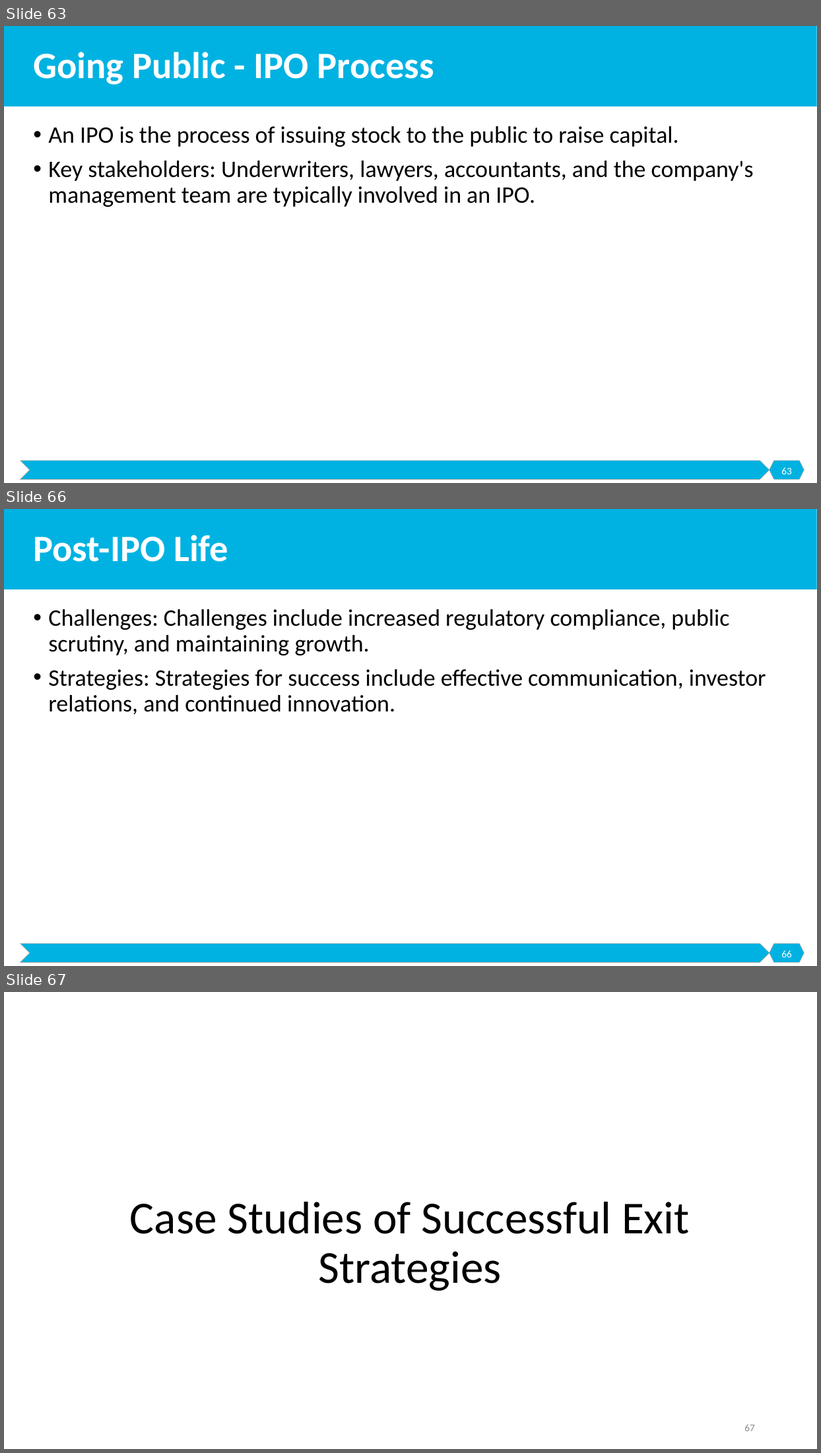
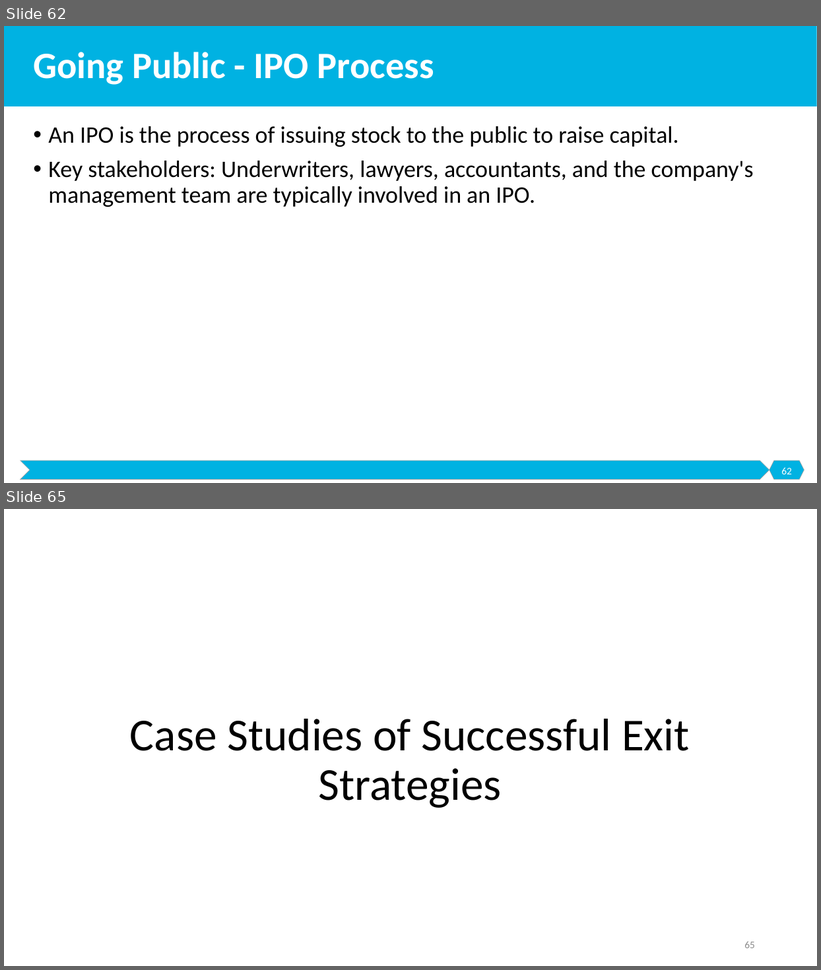
Before and after one commit to malenezi/malenezi, a slide deck: SE495/Lectures/8-Exit Strategies/Exit Strategies.pptx. Shown one above the other, each under a label of ours: slides 63, 66 and 67 before the commit, slides 62 and 65 after it; the slides between them are not shown. The pictures are 821x1453 and 821x970 pixels, drawn with LibreOffice and Linux fonts; fonts in the diff are those of the drawing. Boxes give left, top, right and bottom in pixels: in the first picture for what was removed or moved away, otherwise in the second. Text is boxed around its words. In the diff, an @@ line names an element or a change of style, - is before the commit and + after.

```diff
--- a/SE495/Lectures/8-Exit Strategies/Exit Strategies.pptx
+++ b/SE495/Lectures/8-Exit Strategies/Exit Strategies.pptx
@@ slide 66 removed at box(4, 509, 817, 966), background #FFFFFF; not listed: 3 template elements that a slide beside it also shows @@
@@ title removed at box(33, 535, 228, 562) @@
-Post-IPO Life
@@ text removed at box(48, 609, 766, 715) @@
-• Challenges: Challenges include increased regulatory compliance, public scrutiny, and maintaining growth.
-• Strategies: Strategies for success include effective communication, investor relations, and continued innovation.
@@ page number removed at box(781, 951, 792, 958) @@
-66
@@ what was slide 63 is now slide 62 @@
@@ page number at box(781, 468, 792, 475): text changed @@
-63
+62
@@ what was slide 67 is now slide 65 @@
@@ page number at box(745, 941, 755, 949): text changed @@
-67
+65
```
Also in this commit, not shown: 5 slides changed, 1 other slide removed, 1 other file.
